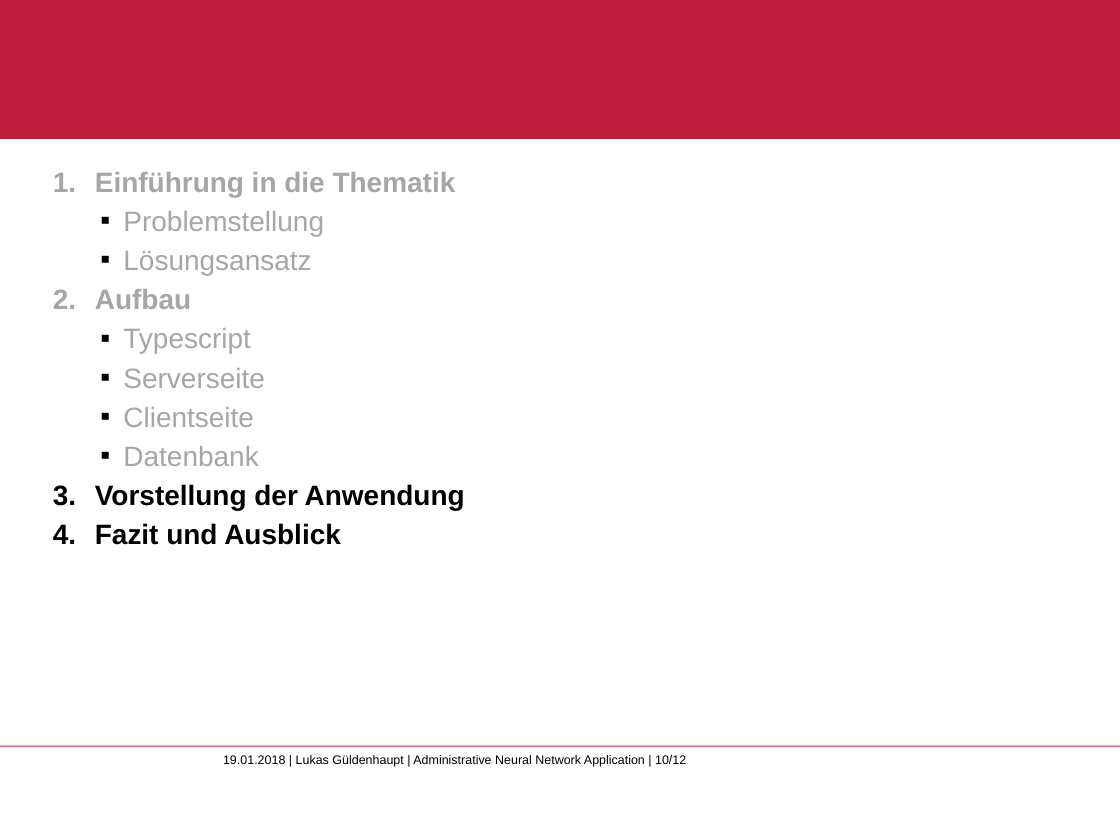
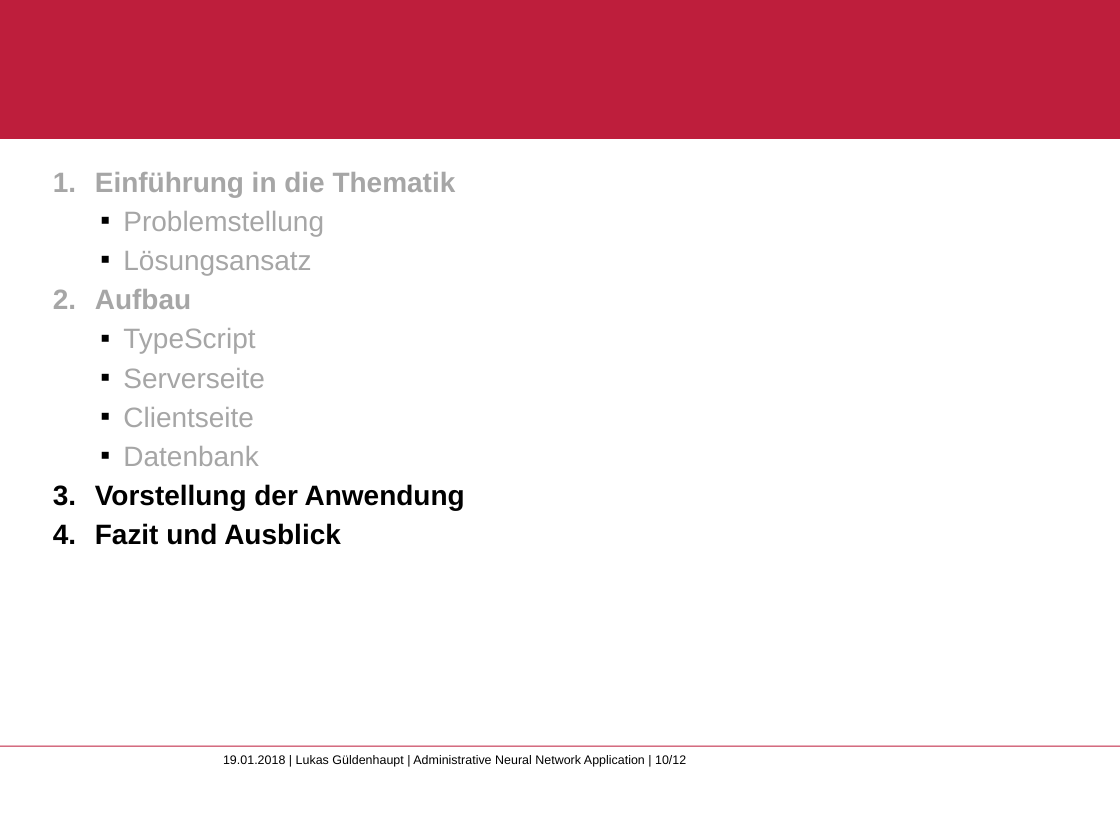
Before and after one commit to lgueldenhaupt/BA, a slide deck: slide 10 of vortrag.pptx. Drawn at 1120x840 pixels with LibreOffice and Linux fonts; fonts in the diff are those of the drawing; background and template pictures are left out. Boxes give left, top, right and bottom in pixels: in the first picture for what was removed or moved away, otherwise in the second. Text is boxed around its words. In the diff, an @@ line names an element or a change of style, - is before the commit and + after.

```diff
--- a/vortrag.pptx
+++ b/vortrag.pptx
@@ text at box(123, 328, 255, 353): text changed @@
-  ▪ Typescript
+  ▪ TypeScript
```
Also in this commit, not shown: 9 other slides changed, 1 slide added, 1 slide removed, 1 other file.
